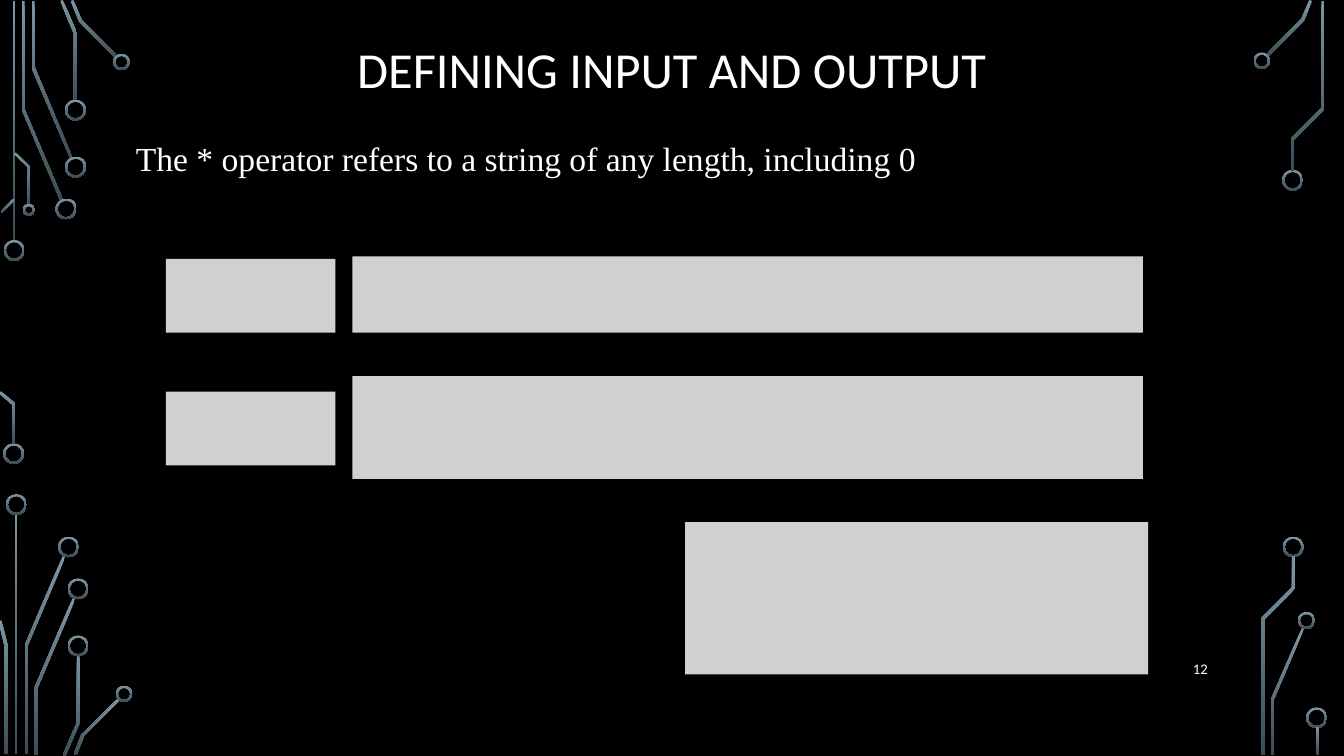
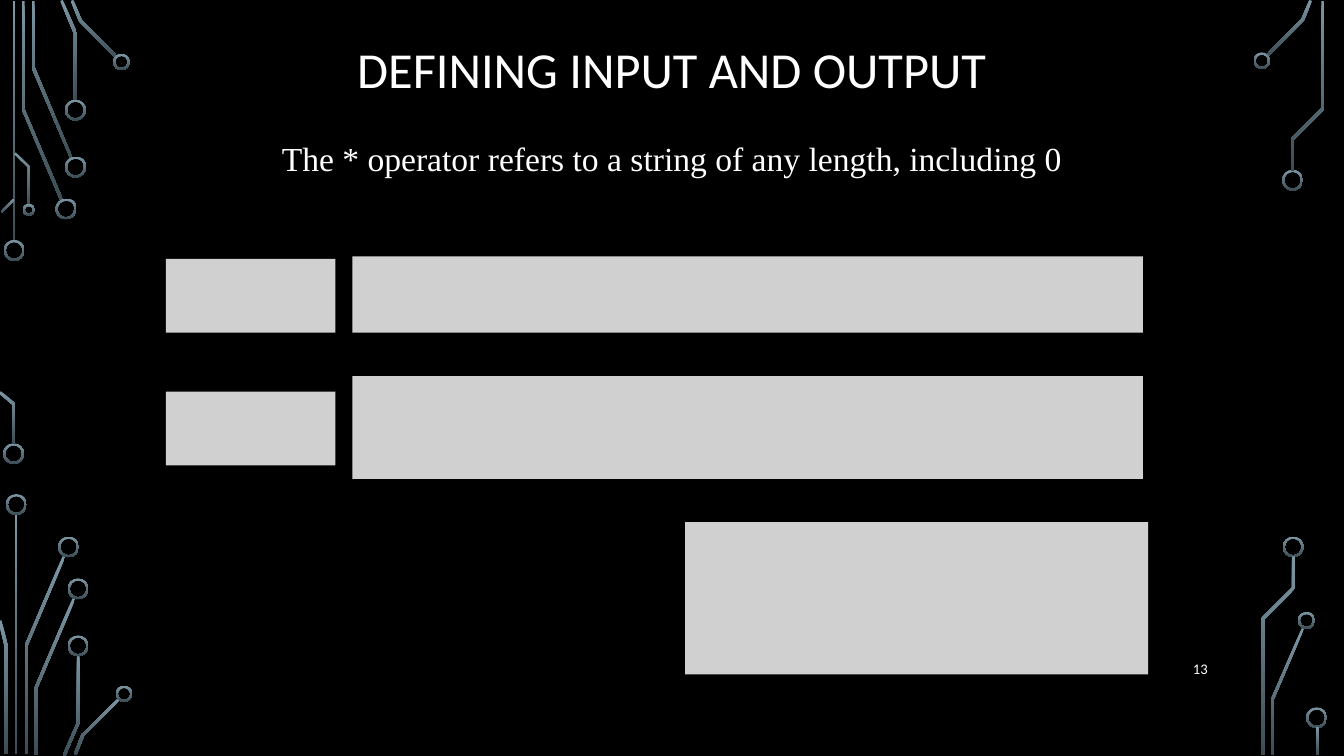
Before and after one commit to markfloryan/dmt2, a slide deck: slide 13 of slides/01-WhatIsAComputer.pptx (slide 12 before the commit). Drawn at 1344x756 pixels with LibreOffice and Linux fonts; fonts in the diff are those of the drawing; grey boxes stand for pictures; background and template pictures are left out. Boxes give left, top, right and bottom in pixels: in the first picture for what was removed or moved away, otherwise in the second. Text is boxed around its words. In the diff, an @@ line names an element or a change of style, - is before the commit and + after.

```diff
--- a/slides/01-WhatIsAComputer.pptx
+++ b/slides/01-WhatIsAComputer.pptx
@@ text "The * operator refers to ..." at [282, 147, 1062, 177]: alignment left to centre @@
@@ page number at [1193, 664, 1208, 674]: text changed @@
-12
+13
```
Also in this commit, not shown: 4 other slides changed, 1 slide added, 1 other file.
